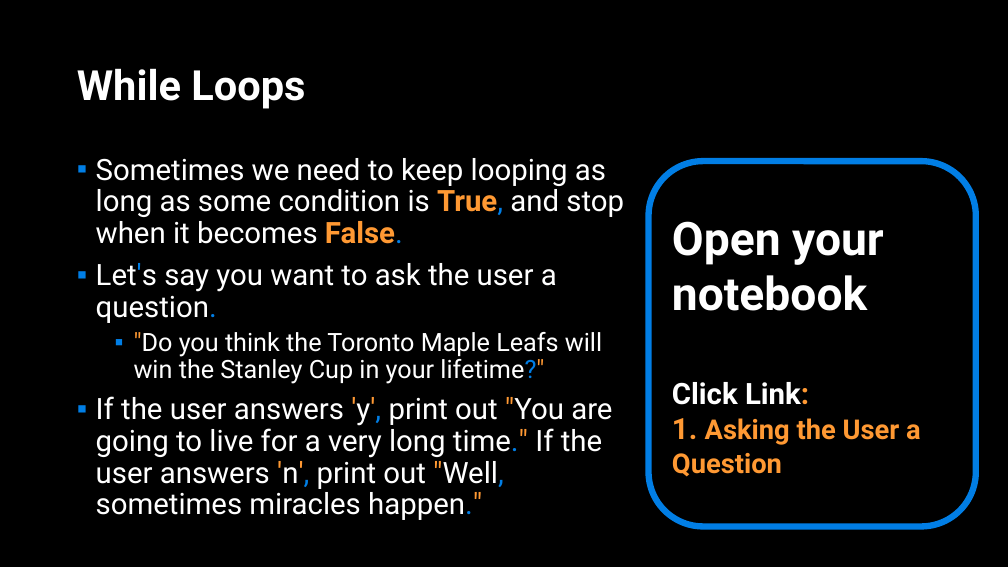
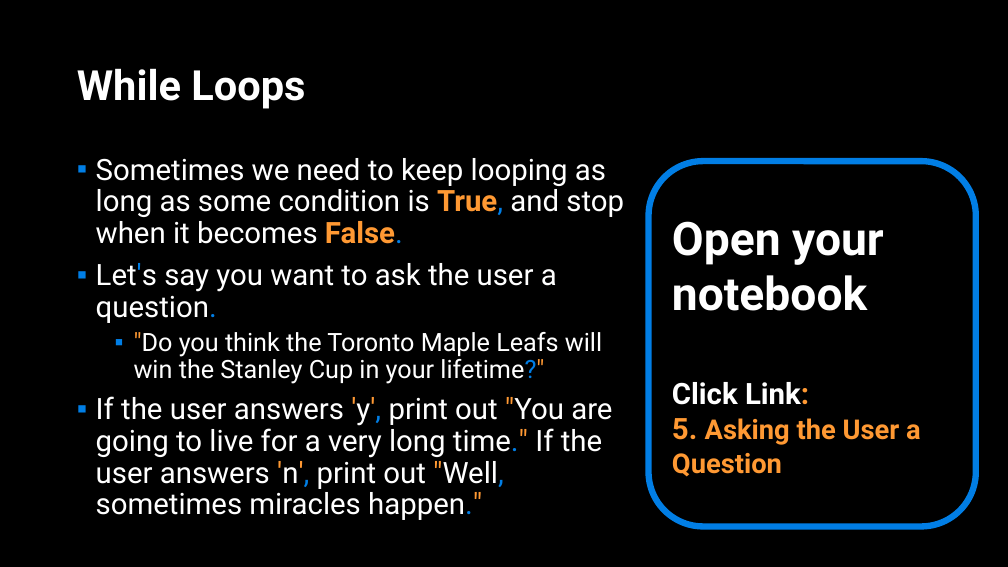
Before and after one commit to APS106/APS106-winter-2023-kinsella-goodfellow, a slide deck: slide 40 of lectures/week4/lecture1/slides/week4_lecture1.pptx (slide 11 before the commit). Drawn at 1008x567 pixels with LibreOffice and Linux fonts; fonts in the diff are those of the drawing; background and template pictures are left out. Boxes give left, top, right and bottom in pixels: in the first picture for what was removed or moved away, otherwise in the second. Text is boxed around its words. In the diff, an @@ line names an element or a change of style, - is before the commit and + after.

```diff
--- a/lectures/week4/lecture1/slides/week4_lecture1.pptx
+++ b/lectures/week4/lecture1/slides/week4_lecture1.pptx
@@ text in rounded rectangle at [672, 418, 921, 477]: text changed @@
-1. Asking the User a Question
+5. Asking the User a Question
```
Also in this commit, not shown: 17 other slides changed, 48 slides added, 7 slides removed, 11 other files.
